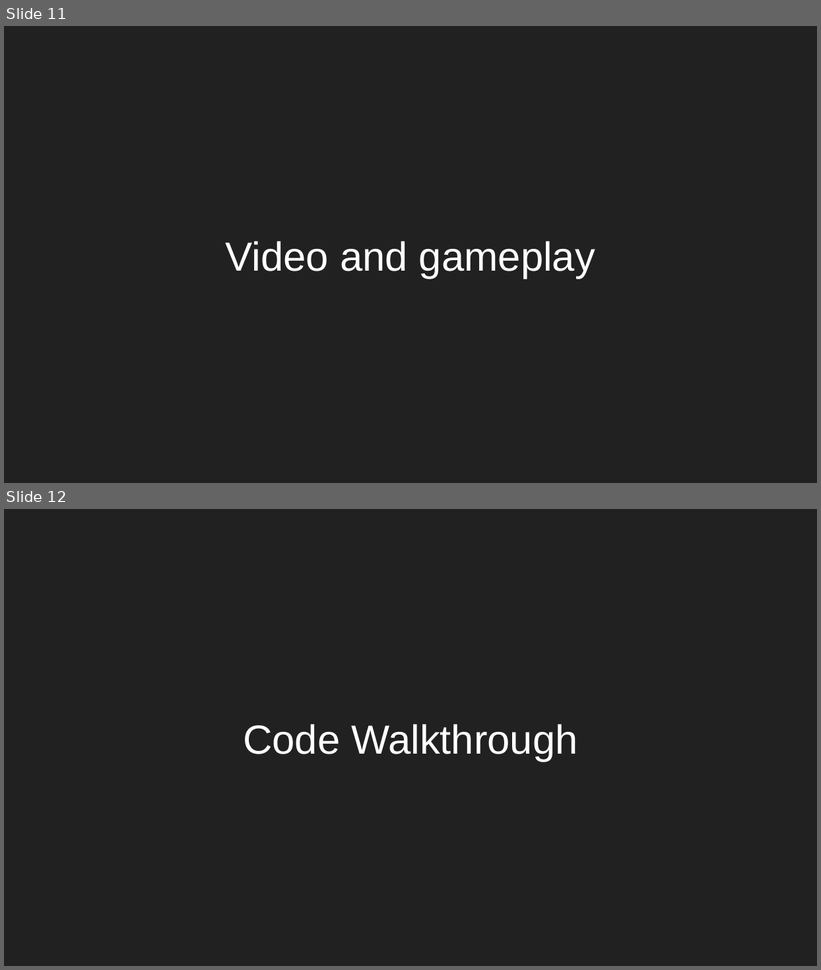
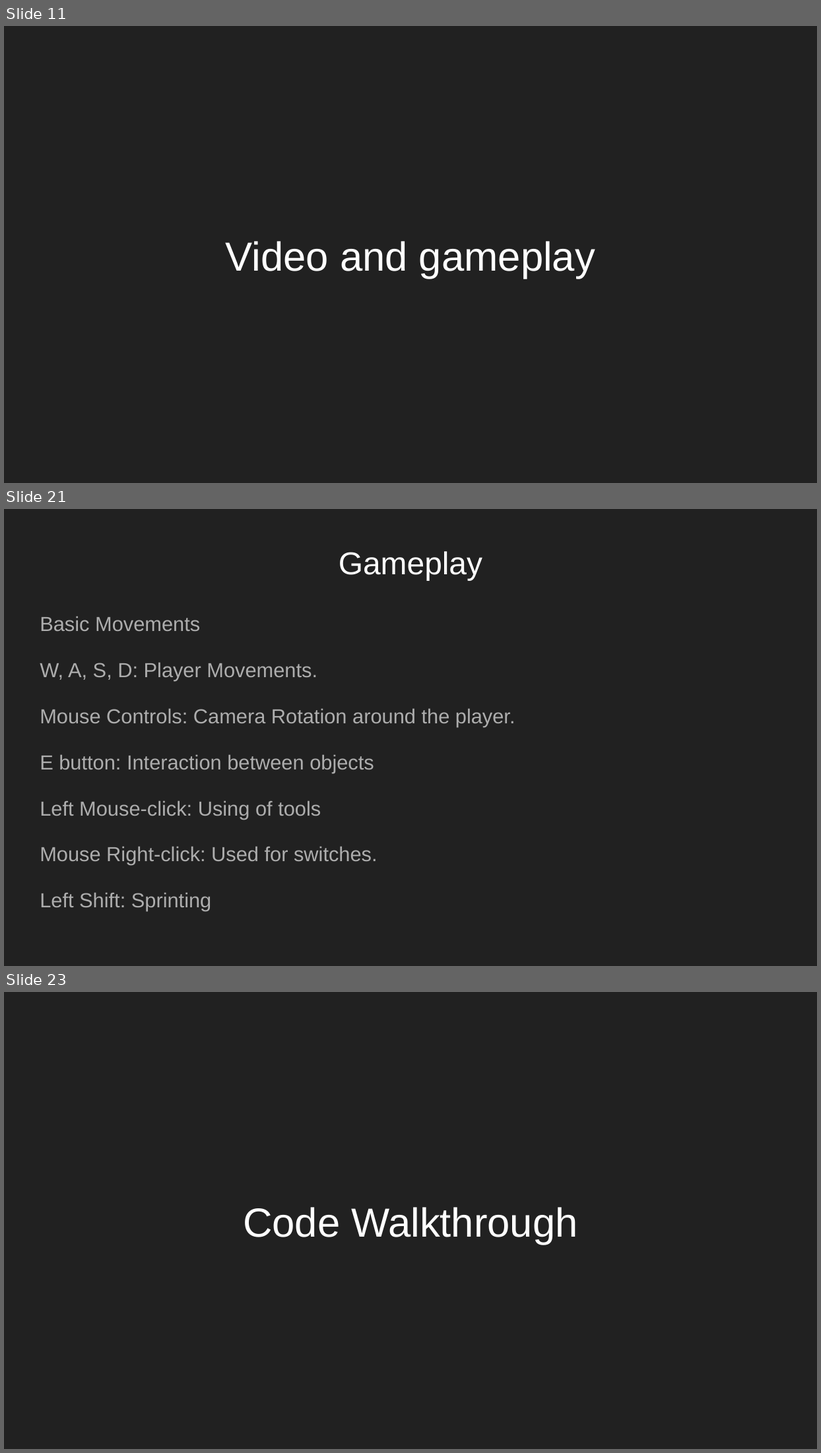
Before and after one commit to BuddhaProgram/SP2-PDEntertainment, a slide deck: ComGraphics/SP2 presentation.pptx. Shown one above the other, each under a label of ours: slides 11 and 12 before the commit, slides 11, 21 and 23 after it; the slides between them are not shown. The pictures are 821x970 and 821x1453 pixels, drawn with LibreOffice and Linux fonts; fonts in the diff are those of the drawing. Boxes give left, top, right and bottom in pixels: in the first picture for what was removed or moved away, otherwise in the second. Text is boxed around its words. In the diff, an @@ line names an element or a change of style, - is before the commit and + after.

```diff
--- a/ComGraphics/SP2 presentation.pptx
+++ b/ComGraphics/SP2 presentation.pptx
@@ slide 21 added at (x1=4, y1=509, x2=817, y2=966), background #212121 @@
@@ title added at (x1=339, y1=551, x2=482, y2=580), 28 pt, text #FFFFFF @@
+Gameplay
@@ text added at (x1=40, y1=616, x2=516, y2=912), 18 pt, text #ADADAD @@
+Basic Movements
+W, A, S, D: Player Movements.
+Mouse Controls: Camera Rotation around the player.
+E button: Interaction between objects
+Left Mouse-click: Using of tools
+Mouse Right-click: Used for switches.
+Left Shift: Sprinting
@@ what was slide 12 is now slide 23 @@
```
Also in this commit, not shown: 12 other slides added.
